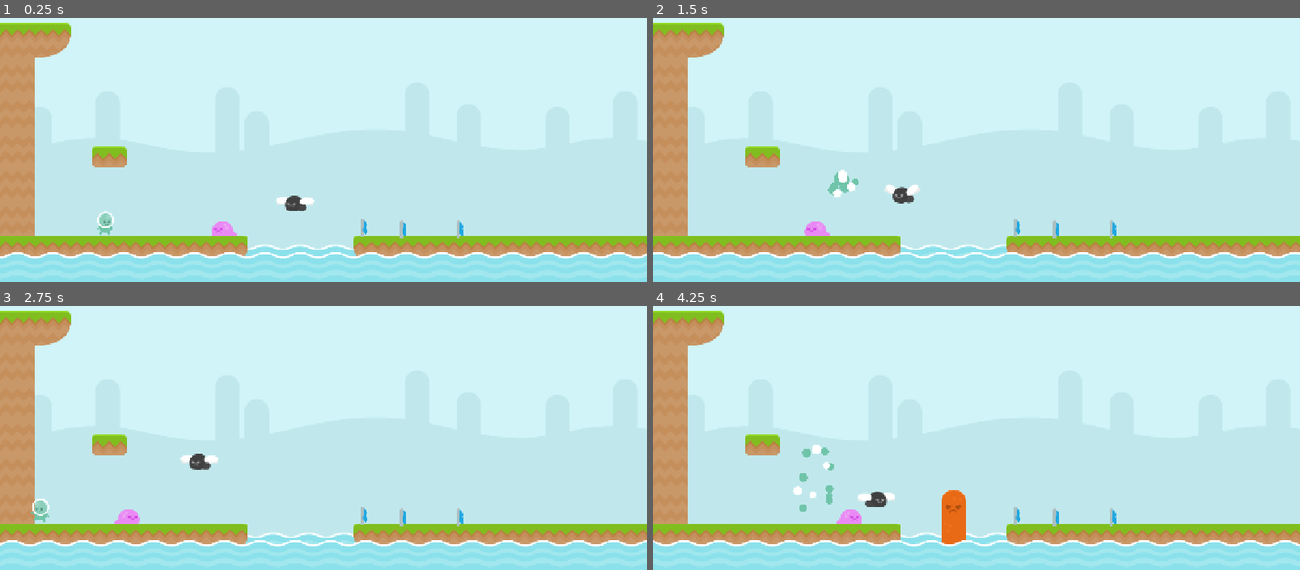
Above: before the commit, frames 1-4 (two rows, left to right).
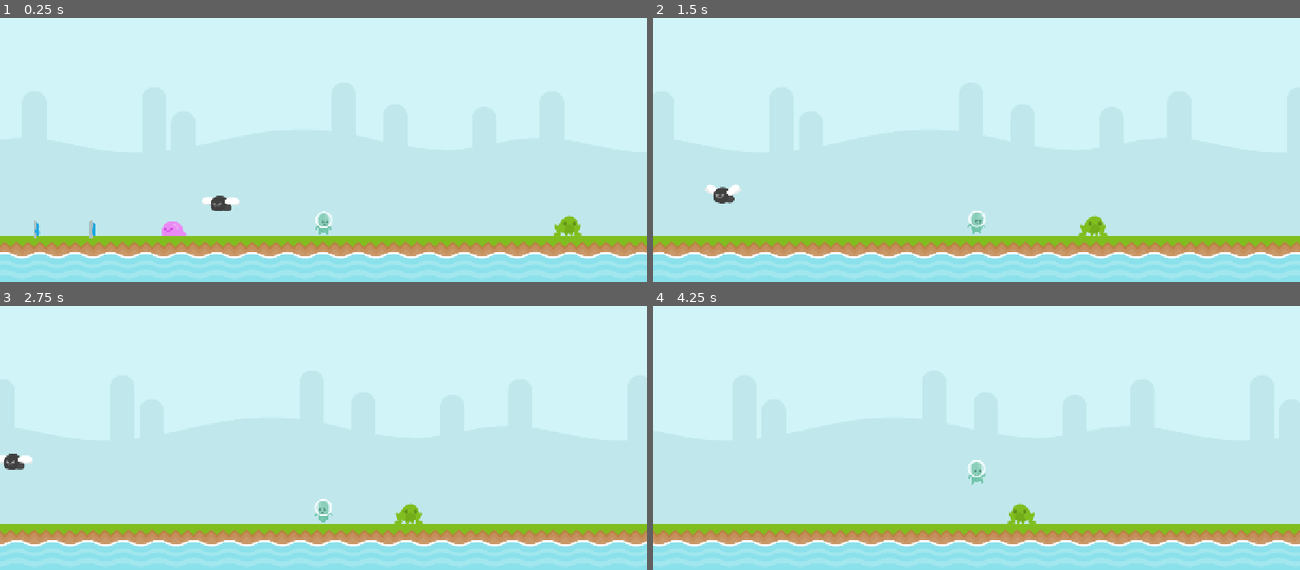
Above: after the commit, the same moments.

Repository: RafaelForbeck/the-way
Game: Godot game, scene res://scenes/phase.tscn
Two runs of this game, one before a commit and one after it. Both use one fixed random seed, a clock stepped at 60 frames per second and the inputs below.
Inputs:
- Up to frame 1 (0.25 s): no input
- Up to frame 2 (1.5 s): tap Enter (jump) at 0.5, 0.6, 0.77, 1.07 s; hold Right (move_right) from 0.53 s (still down); tap S (duck) at 1.35 s
- Up to frame 3 (2.75 s): tap Enter (jump) at 1.52, 1.55, 1.82, 2.1 s; release Right (move_right) at 2.03 s; hold Left (move_left) from 2.03 s (still down)
- Up to frame 4 (4.25 s): release Left (move_left) at 2.78 s; hold Right (move_right) from 2.78 s (still down); tap S (duck) at 2.85 s; tap Enter (jump) at 3.02, 3.05, 3.32, 3.6, 3.77, 4.07 s

The runs differ from the first frame. In frame 1, 10% of the frame differs, in the area x 0-100%, y 1-92%; in frame 2, 8.6%; in frame 3, 9.7%; in frame 4, 11%.

Commit message:
feat: creates the frogg enemy

Diff:
--- a/entities/enemy/enemy.tscn
+++ b/entities/enemy/enemy.tscn
@@ -10,7 +10,7 @@
 [sub_resource type="RectangleShape2D" id="RectangleShape2D_jjxno"]
 size = Vector2(45, 8)
 
-[node name="Enemy" type="CharacterBody2D"]
+[node name="Enemy" type="CharacterBody2D" groups=["enemies"]]
 collision_layer = 4
 collision_mask = 16
 script = ExtResource("1_uaxqd")
--- /dev/null
+++ b/entities/enemy/frog_enemy.tscn
@@ -0,0 +1,62 @@
+[gd_scene load_steps=8 format=3 uid="uid://bxucoxxhhlieu"]
+
+[ext_resource type="Script" uid="uid://v6i8uon4dovr" path="res://scripts/frog_enemy.gd" id="1_3754k"]
+[ext_resource type="Texture2D" uid="uid://c152pft5ufba0" path="res://sprites/frog.png" id="1_c6qwe"]
+[ext_resource type="PackedScene" uid="uid://dhcixktg8fsa1" path="res://entities/enemy/enemy.tscn" id="1_vkmyd"]
+[ext_resource type="Texture2D" uid="uid://ccmva07r4q4fv" path="res://sprites/frog_leap.png" id="2_3754k"]
+
+[sub_resource type="SpriteFrames" id="SpriteFrames_30ie8"]
+animations = [{
+"frames": [{
+"duration": 1.0,
+"texture": ExtResource("1_c6qwe")
+}],
+"loop": true,
+"name": &"default",
+"speed": 5.0
+}, {
+"frames": [{
+"duration": 1.0,
+"texture": ExtResource("2_3754k")
+}],
+"loop": true,
+"name": &"jumping",
+"speed": 5.0
+}]
+
+[sub_resource type="CircleShape2D" id="CircleShape2D_rsfbt"]
+radius = 19.026299
+
+[sub_resource type="CircleShape2D" id="CircleShape2D_cjf7e"]
+radius = 19.026299
+
+[node name="FrogEnemy" instance=ExtResource("1_vkmyd")]
+script = ExtResource("1_3754k")
+explosion_primary_color = Color(0.5019608, 0.74509805, 0.12156863, 1)
+explosion_secondary_color = Color(0.25201014, 0.3831012, 0.05476305, 1)
+
+[node name="AnimatedSprite2D" parent="." index="0"]
+sprite_frames = SubResource("SpriteFrames_30ie8")
+autoplay = "default"
+
+[node name="CollisionShape2D" parent="Hitbox" index="0"]
+shape = SubResource("CircleShape2D_rsfbt")
+
+[node name="CollisionShape2D" parent="." index="2"]
+shape = SubResource("CircleShape2D_cjf7e")
+
+[node name="LeftLimit" type="Sprite2D" parent="." index="3"]
+modulate = Color(1, 1, 1, 0.50980395)
+position = Vector2(-100, 0)
+texture = ExtResource("1_c6qwe")
+
+[node name="RightLimit" type="Sprite2D" parent="." index="4"]
+modulate = Color(1, 1, 1, 0.50980395)
+position = Vector2(100, 0)
+texture = ExtResource("1_c6qwe")
+
+[node name="WaitingTimer" type="Timer" parent="." index="5"]
+wait_time = 3.0
+one_shot = true
+
+[connection signal="timeout" from="WaitingTimer" to="." method="_on_waiting_timer_timeout"]
--- a/entities/player.tscn
+++ b/entities/player.tscn
@@ -139,6 +139,7 @@
 [node name="WaterEffect" type="AudioStreamPlayer2D" parent="SoundEffects"]
 scale = Vector2(0.5, 0.5)
 stream = ExtResource("12_dchgp")
+volume_db = 10.0
 
 [connection signal="area_entered" from="Hitbox" to="." method="_on_hitbox_area_entered"]
 [connection signal="timeout" from="ExplosionTimer" to="." method="_on_explosion_timer_timeout"]
--- a/project.godot
+++ b/project.godot
@@ -26,6 +26,10 @@
 window/size/viewport_height=720
 window/size/mode=2
 window/stretch/mode="canvas_items"
+
+[global_group]
+
+enemies=""
 
 [input]
 
--- a/scenes/phase.tscn
+++ b/scenes/phase.tscn
@@ -10,6 +10,7 @@
 [ext_resource type="PackedScene" uid="uid://cqhiylx5iqo5t" path="res://entities/enemy/fly_floating_enemy.tscn" id="6_x04kf"]
 [ext_resource type="PackedScene" uid="uid://62la67es3kfn" path="res://entities/enemy/lava_floating_enemy.tscn" id="7_25bwo"]
 [ext_resource type="PackedScene" uid="uid://c63jkfobhepr3" path="res://entities/platform.tscn" id="10_2vdjk"]
+[ext_resource type="PackedScene" uid="uid://bxucoxxhhlieu" path="res://entities/enemy/frog_enemy.tscn" id="10_48bu1"]
 
 [sub_resource type="Animation" id="Animation_15nwx"]
 length = 0.001
@@ -338,7 +339,7 @@
 position = Vector2(920, 408)
 
 [node name="Player" parent="." instance=ExtResource("3_nqrv7")]
-position = Vector2(208, 384)
+position = Vector2(1366, 384)
 second_jump_velocity = 0.0
 second_jump_velocity_increment = 10.0
 
@@ -348,27 +349,39 @@
 [node name="Enemies" type="Node" parent="."]
 script = ExtResource("6_uunq5")
 
-[node name="CrawlingEnemy" parent="Enemies" groups=["enemies"] instance=ExtResource("5_bevv6")]
-position = Vector2(349, 396)
+[node name="CrawlingEnemy" parent="Enemies" instance=ExtResource("5_bevv6")]
+position = Vector2(976, 396)
 h_oscillation = true
 h_range = 100.0
 h_speed = 1.2
-
-[node name="FlyFloatingEnemy" parent="Enemies" groups=["enemies"] instance=ExtResource("6_x04kf")]
-position = Vector2(487, 330)
+v_oscillation = false
+v_range = 0.0
+v_speed = 0.0
+
+[node name="FlyFloatingEnemy" parent="Enemies" instance=ExtResource("6_x04kf")]
+position = Vector2(1114, 330)
 h_oscillation = true
-h_range = 100.0
+h_range = 50.0
 h_speed = 1.0
 v_oscillation = true
 v_range = 50.0
 v_speed = 2.0
 
-[node name="LavaFloatingEnemy" parent="Enemies" groups=["enemies"] instance=ExtResource("7_25bwo")]
+[node name="LavaFloatingEnemy" parent="Enemies" instance=ExtResource("7_25bwo")]
 position = Vector2(595, 515)
+h_oscillation = false
+h_range = 0.0
+h_speed = 0.0
+v_oscillation = true
+v_range = 50.0
+v_speed = 3.0
 is_imortal = true
-v_oscillation = true
-v_range = 100.0
-v_speed = 1.0
+
+[node name="FrogEnemy" parent="Enemies" instance=ExtResource("10_48bu1")]
+position = Vector2(1849, 366)
+
+[node name="LeftLimit" parent="Enemies/FrogEnemy" index="3"]
+position = Vector2(-407, 0)
 
 [node name="Platform" parent="." instance=ExtResource("10_2vdjk")]
 position = Vector2(216, 264)
@@ -377,3 +390,5 @@
 
 [connection signal="player_death" from="Player" to="." method="_on_player_player_death"]
 [connection signal="timeout" from="RespawnDelay" to="." method="_on_respawn_delay_timeout"]
+
+[editable path="Enemies/FrogEnemy"]
--- a/scripts/crawling_enemy.gd
+++ b/scripts/crawling_enemy.gd
@@ -1,4 +1,4 @@
-class_name CrawlingEnemy extends Enemy
+class_name CrawlingEnemy extends OscillationEnemy
 
 func _physics_process(delta: float) -> void:
 	if not is_on_floor():
--- a/scripts/enemy.gd
+++ b/scripts/enemy.gd
@@ -4,44 +4,14 @@
 
 @export var is_imortal: bool
 
-@export var h_oscillation: bool
-@export var h_range: float
-@export var h_speed: float
-
-@export var v_oscillation: bool
-@export var v_range: float
-@export var v_speed: float
-
 @export var explosion_primary_color: Color
 @export var explosion_secondary_color: Color
 @export var pop_pitch: float = 1.0
-
-var h_timer := 0.0
-var v_timer := 0.0
 
 var start_position: Vector2
 
 func _ready() -> void:
 	start_position = global_position
-
-func _physics_process(delta: float) -> void:
-	move(delta)
-
-func move(delta):
-	if h_oscillation:
-		h_timer += delta * h_speed
-		if h_timer > 2 * PI:
-			h_timer -= 2 * PI
-		if h_timer > PI:
-			anim.flip_h = true
-		else:
-			anim.flip_h = false
-
-		global_position.x = start_position.x + cos(h_timer) * h_range
-
-	if v_oscillation:
-		v_timer += delta * v_speed
-		global_position.y = start_position.y + sin(v_timer) * v_range
 
 func take_damage():
 	disabelNode()
--- a/scripts/floating_enemy.gd
+++ b/scripts/floating_enemy.gd
@@ -1 +1 @@
-class_name FloatingEnemy extends Enemy
+class_name FloatingEnemy extends OscillationEnemy
--- /dev/null
+++ b/scripts/frog_enemy.gd
@@ -0,0 +1,85 @@
+class_name FrogEnemy extends Enemy
+
+enum FrogStates {
+	waiting,
+	jumping
+}
+
+@onready var left_limit: Sprite2D = $LeftLimit
+@onready var right_limit: Sprite2D = $RightLimit
+@onready var waiting_timer: Timer = $WaitingTimer
+
+var status: FrogStates
+
+const SPEED = 300.0
+const JUMP_VELOCITY = -800.0
+
+var left_x_limit: float
+var right_x_limit: float
+
+var direction: int = 1
+
+func _ready() -> void:
+	left_limit.visible = false
+	right_limit.visible = false
+
+	left_x_limit = left_limit.global_position.x
+	right_x_limit = right_limit.global_position.x
+
+	go_to_waiting()
+
+func _physics_process(delta: float) -> void:
+	# Add the gravity.
+	if not is_on_floor():
+		velocity += get_gravity() * delta
+
+	match status:
+		FrogStates.waiting:
+			waiting_state()
+		FrogStates.jumping:
+			jumping_state()
+
+	move_and_slide()
+
+func go_to_waiting():
+	status = FrogStates.waiting
+	anim.play("default")
+	velocity.x = 0
+	check_direction()
+	waiting_timer.start()
+
+func go_to_jump():
+	status = FrogStates.jumping
+	anim.play("jumping")
+	velocity.x = SPEED * direction
+	velocity.y = JUMP_VELOCITY
+
+func waiting_state():
+	pass
+
+func jumping_state():
+	if velocity.y == 0:
+		go_to_waiting()
+
+func check_direction():
+	if direction > 0:
+		if right_x_limit < global_position.x:
+			turn_left()
+		else:
+			turn_right()
+	else:
+		if left_x_limit > global_position.x:
+			turn_right()
+		else:
+			turn_left()
+
+func turn_right():
+	direction = 1
+	anim.flip_h = true
+
+func turn_left():
+	direction = -1
+	anim.flip_h = false
+
+func _on_waiting_timer_timeout() -> void:
+	go_to_jump()
--- /dev/null
+++ b/scripts/oscillation_enemy.gd
@@ -0,0 +1,31 @@
+class_name OscillationEnemy extends Enemy
+
+@export var h_oscillation: bool
+@export var h_range: float
+@export var h_speed: float
+
+@export var v_oscillation: bool
+@export var v_range: float
+@export var v_speed: float
+
+var h_timer := 0.0
+var v_timer := 0.0
+
+func _physics_process(delta: float) -> void:
+	move(delta)
+
+func move(delta):
+	if h_oscillation:
+		h_timer += delta * h_speed
+		if h_timer > 2 * PI:
+			h_timer -= 2 * PI
+		if h_timer > PI:
+			anim.flip_h = true
+		else:
+			anim.flip_h = false
+
+		global_position.x = start_position.x + cos(h_timer) * h_range
+
+	if v_oscillation:
+		v_timer += delta * v_speed
+		global_position.y = start_position.y + sin(v_timer) * v_range
Not shown: 1 places in scenes/phase.tscn that only renumber resources
Not shown, added: scripts/frog_enemy.gd.uid
Not shown, added: scripts/oscillation_enemy.gd.uid
Binary file added: sprites/frog.png
Not shown, added: sprites/frog.png.import
Binary file added: sprites/frog_leap.png
Not shown, added: sprites/frog_leap.png.import
